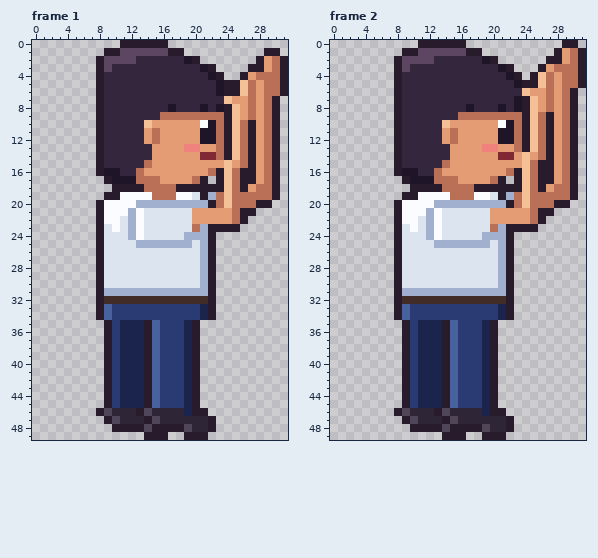
Pixel-art file -- ArtSource/Student/boy_reachup.aseprite. The first picture shows the starting point.
32x50 pixels, 2 frames. Colours within 5 levels of each other are drawn and written as one. Shown: frame 1, frame 2.
The same view after the edit:
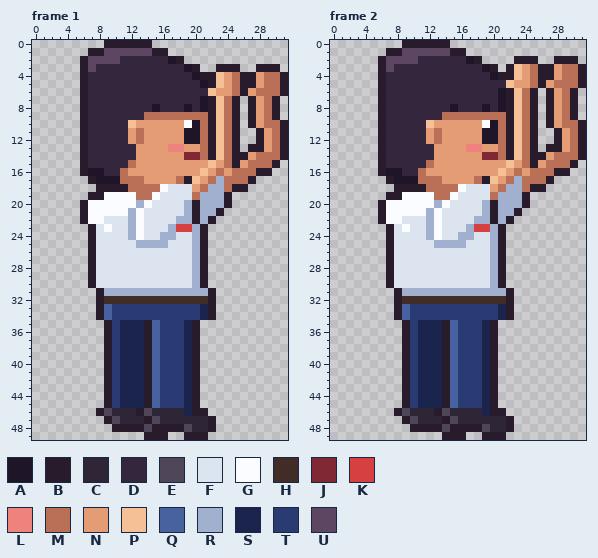
Palette (. is transparent): A #1e1628  B #281c2c  C #2e2636  D #34263c  E #50465a  F #dce4f0  G #fafcff  H #422c28  J #802834  K #d64040  L #f0827e  M #ba7056  N #e49c74  P #f6c096  Q #4862a0  R #a0b0ce  S #1a244c  T #2a3a72  U #5c4662
The exact change:
Changed rows in their new state; - is an unchanged pixel.
Frame 1:
first column x 6:
 0 ---BB----..---------------
 1 -BBUU----BB..----------..-
 2 BUU--DD----AB..-------....
 3 BUDD---------AB..BBB-.-BB.
 4 BDD-----------ABBPNM-BN---
 5 BDD------------ABPNMBB----
 6 BDD-------------PNNMBNM---
 7 BDD------------ABPMB.B----
 8 BDD------A-D-A--BPMB.B----
 9 BDD-----MM------BPMB.B----
10 BDD---PNN----GAMBPMB.---MB
11 BDD---NM-N---AAMBPMB..BNMB
12 BDD---NM-N---AAMBPMB..BNMB
13 BDD----NN--LLNNMBPMB.-BNMB
14 BDD----NN----JJMBPMBBNM-MB
15 BDD---MNN-------P-MBNMM---
16 BAADDMNN-------PNMN-MMBB.-
17 -BAA-MM-NN--MBPNMRM-M-...-
18 --BB--MM--GFFFNMRRMB-....-
19 -BBGG--MMGFFFFMR-RB......-
20 BGG-----GFFFF-B-RRB.....--
21 BGG----------RBRRB....----
22 BGGFF-------RRBRB....-----
23 -BFGF------RKKRB....------
24 -BF-------RR-F-B.---------
25 -BF--------FFFRB.---------
26 -BF-----------RB.---------
27 -BF-----------RB.---------
28 -BF-----------RB.---------
29 -BF-----------RB.---------
30 -BF-----------RB.---------
Frame 2:
first column x 6:
 0 ---BB----..------------..-
 1 -BBUU----BB..---------....
 2 BUU--DD----AB..--BBB-.-BB.
 3 BUDD---------AB.-PNM-BN---
 4 BDD-----------ABBPNMBB----
 5 BDD-------------PNNMBNM---
 6 BDD------------ABPMB.B----
 7 BDD------------ABPMB.B----
 8 BDD------A-D-A--BPMB.B----
 9 BDD-----MM------BPMB.-----
10 BDD---PNN----GAMBPMB.---MB
11 BDD---NM-N---AAMBPMB..BNMB
12 BDD---NM-N---AAMBPMB..BNMB
13 BDD----NN--LLNNMBPMB.-BNMB
14 BDD----NN----JJMBPMBBNM-MB
15 BDD---MNN-------P-MBNMM---
16 BAADDMNN-------PNMN-MMBB.-
17 -BAA-MM-NN--MBPNMRM-M-...-
18 --BB--MM--GFFFNMRRMB-....-
19 -BBGG--MMGFFFFMR-RB......-
20 BGG-----GFFFF-B-RRB.....--
21 BGG----------RBRRB....----
22 BGGFF-------RRBRB....-----
23 -BFGF------RKKRB....------
24 -BF-------RR-F-B.---------
25 -BF--------FFFRB.---------
26 -BF-----------RB.---------
27 -BF-----------RB.---------
28 -BF-----------RB.---------
29 -BF-----------RB.---------
30 -BF-----------RB.---------
Where, in picture pixels (left, top, right, bottom), the same in both pictures:
changed: (80, 40, 288, 288)
changed: (378, 40, 586, 288)
